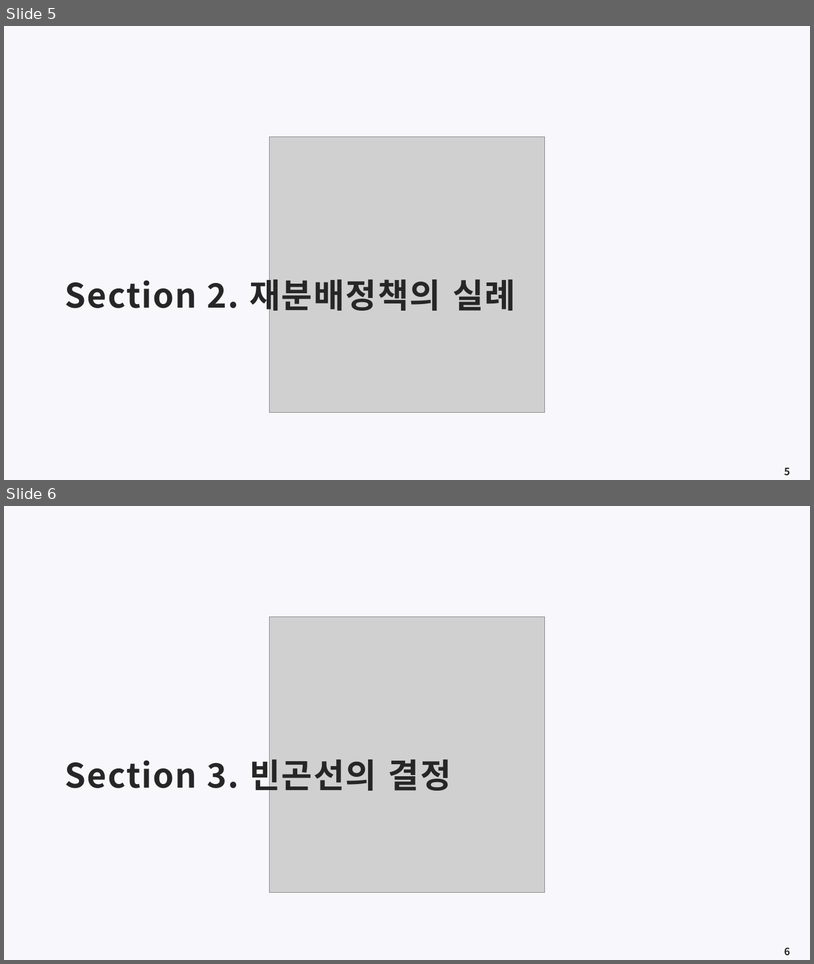
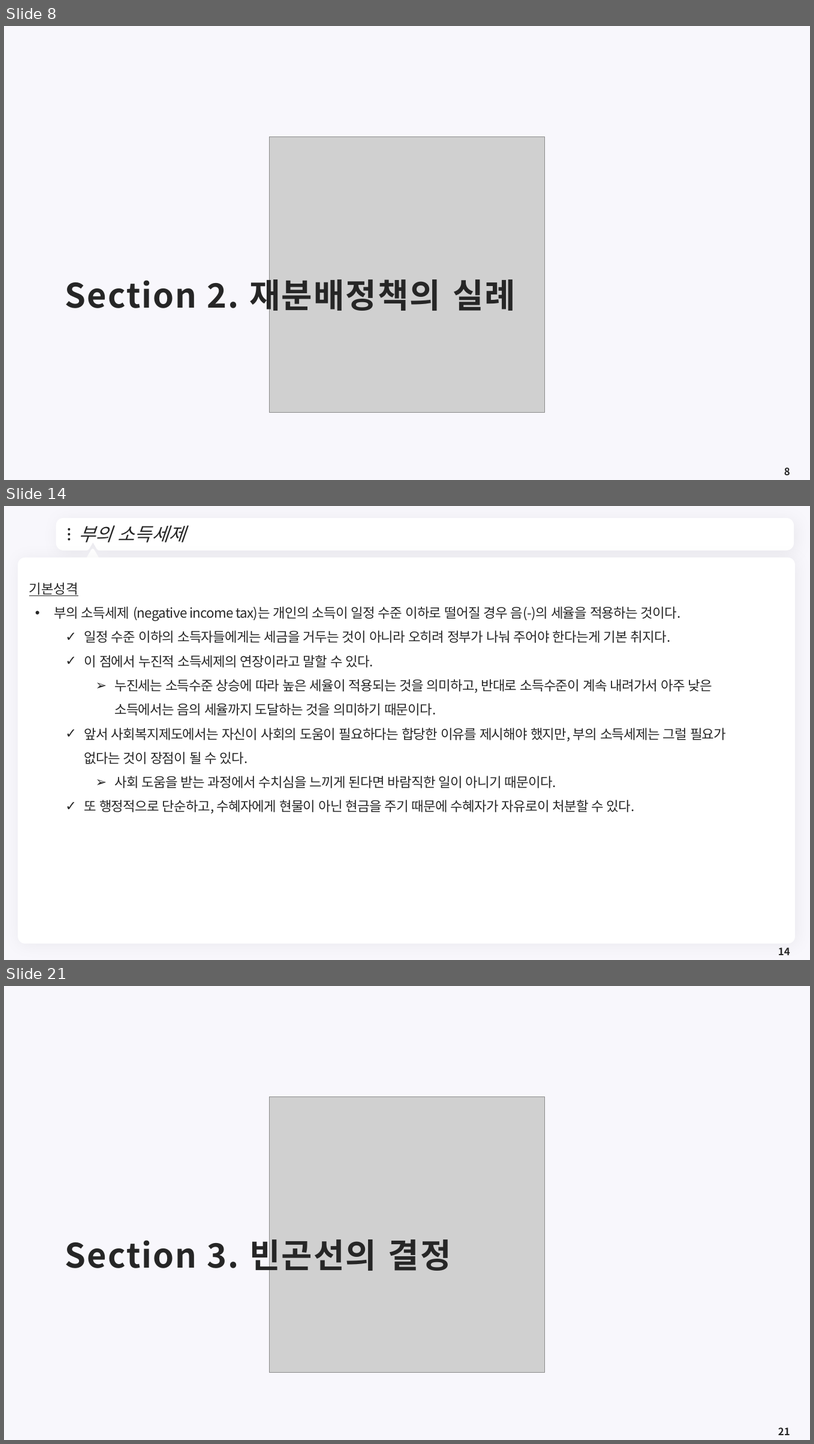
Before and after one commit to meandthey/Teaching, a slide deck: 재정학/01_Lectures/재정학_Chapter_9.pptx. Shown one above the other, each under a label of ours: slides 5 and 6 before the commit, slides 8, 14 and 21 after it; the slides between them are not shown. The pictures are 814x964 and 814x1444 pixels, drawn with LibreOffice and Linux fonts; fonts in the diff are those of the drawing; grey boxes stand for pictures; background and template pictures are left out. Boxes give left, top, right and bottom in pixels: in the first picture for what was removed or moved away, otherwise in the second. Text is boxed around its words. In the diff, an @@ line names an element or a change of style, - is before the commit and + after.

```diff
--- a/재정학/01_Lectures/재정학_Chapter_9.pptx
+++ b/재정학/01_Lectures/재정학_Chapter_9.pptx
@@ slide 14 added at [4, 506, 810, 960], background #F8F7FC @@
@@ freeform shape added at [59, 521, 792, 548], fill #FFFFFF, outline #FFFFFF 7.25 pt @@
@@ ellipse added at [68, 528, 71, 531], fill #262626 @@
@@ ellipse added at [68, 533, 71, 535], fill #262626 @@
@@ ellipse added at [68, 538, 71, 540], fill #262626 @@
@@ title added at [78, 525, 186, 543], 22 pt, text #262626, italic @@
+부의 소득세제
@@ freeform shape added at [776, 530, 783, 539], fill #FFFFFF @@
@@ rounded rectangle added at [18, 558, 796, 943], fill #FFFFFF @@
@@ triangle added at [86, 550, 99, 562], fill #FFFFFF, outline #FFFFFF 3.75 pt @@
@@ text added at [29, 582, 726, 813], 16 pt, text #262626 @@
+기본성격
+• 부의 소득세제 (negative income tax)는 개인의 소득이 일정 수준 이하로 떨어질 경우 음(-)의 세율을 적용하는 것이다.
+  ✓ 일정 수준 이하의 소득자들에게는 세금을 거두는 것이 아니라 오히려 정부가 나눠 주어야 한다는게 기본 취지다.
+  ✓ 이 점에서 누진적 소득세제의 연장이라고 말할 수 있다.
+    ➢ 누진세는 소득수준 상승에 따라 높은 세율이 적용되는 것을 의미하고, 반대로 소득수준이 계속 내려가서 아주 낮은 소득에서는 음의 세율까지 도달하는 것을 의미하기 때문이다.
+  ✓ 앞서 사회복지제도에서는 자신이 사회의 도움이 필요하다는 합당한 이유를 제시해야 했지만, 부의 소득세제는 그럴 필요가 없다는 것이 장점이 될 수 있다.
+    ➢ 사회 도움을 받는 과정에서 수치심을 느끼게 된다면 바람직한 일이 아니기 때문이다.
+  ✓ 또 행정적으로 단순하고, 수혜자에게 현물이 아닌 현금을 주기 때문에 수혜자가 자유로이 처분할 수 있다.
@@ page number added at [779, 947, 791, 955], 12 pt, text #262626, bold @@
+14
@@ what was slide 5 is now slide 8 @@
@@ page number at [785, 467, 791, 475]: text changed @@
-5
+8
@@ what was slide 6 is now slide 21 @@
@@ page number at [779, 1427, 791, 1435]: text changed @@
-6
+21
```
Also in this commit, not shown: 1 slide changed, 14 other slides added, 55 other files.
